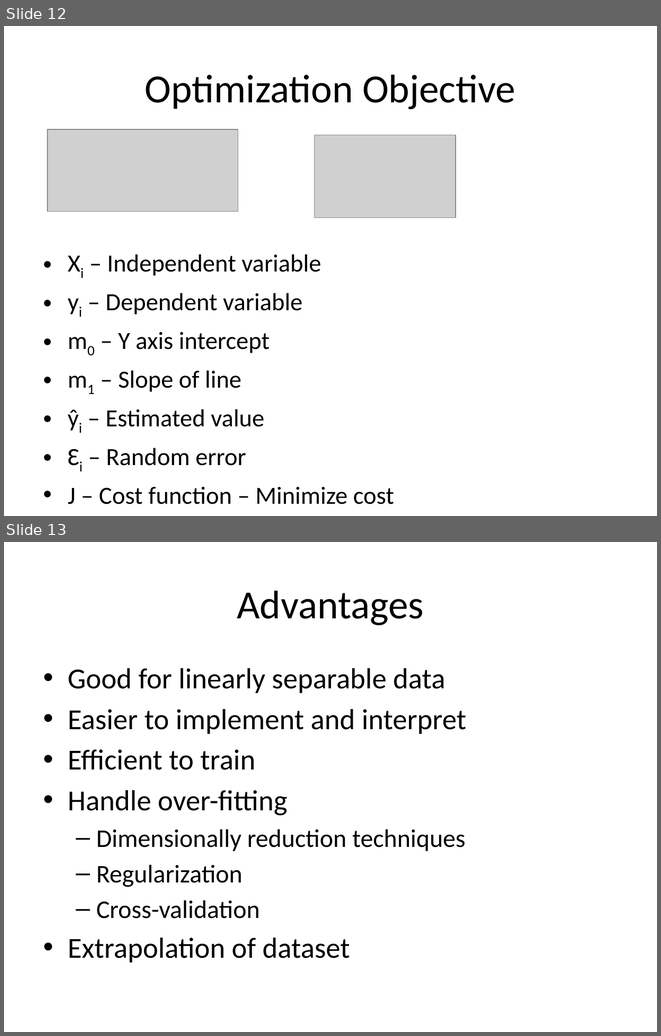
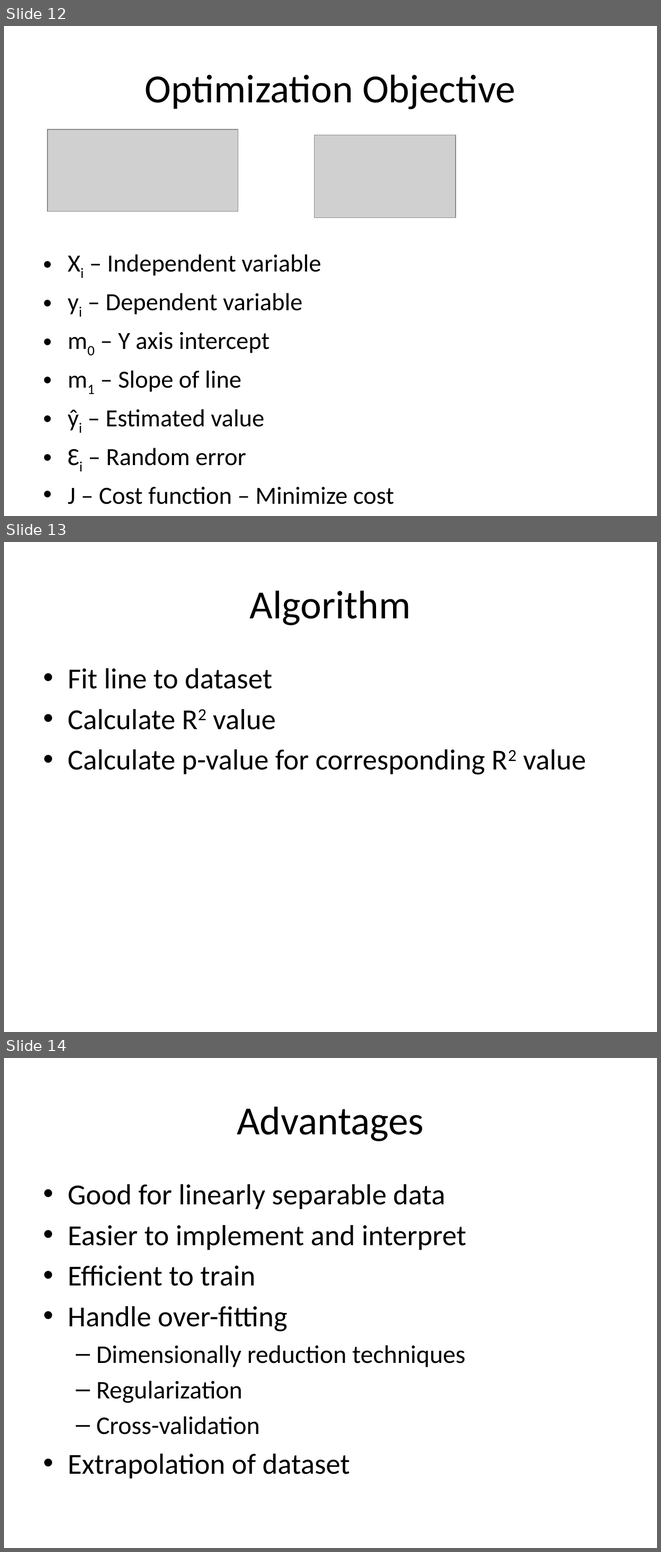
Before and after one commit to look4pritam/ArtificialIntelligence, a slide deck: MachineLearning/LinearRegression/LinearRegression.pptx. Shown one above the other, each under a label of ours: slides 12 and 13 before the commit, slides 12, 13 and 14 after it. The pictures are 661x1036 and 661x1552 pixels, drawn with LibreOffice and Linux fonts; fonts in the diff are those of the drawing; grey boxes stand for pictures. Boxes give left, top, right and bottom in pixels: in the first picture for what was removed or moved away, otherwise in the second. Text is boxed around its words. In the diff, an @@ line names an element or a change of style, - is before the commit and + after.

```diff
--- a/MachineLearning/LinearRegression/LinearRegression.pptx
+++ b/MachineLearning/LinearRegression/LinearRegression.pptx
@@ slide 13 added at <box>4,542,657,1032</box>, background #FFFFFF @@
@@ title added at <box>250,590,411,625</box>, 44 pt, text #000000 @@
+Algorithm
@@ text added at <box>68,668,586,775</box>, 32 pt, text #000000 @@
+• Fit line to dataset
+• Calculate R2 value
+• Calculate p-value for corresponding R2 value
@@ what was slide 13 is now slide 14 @@
```
